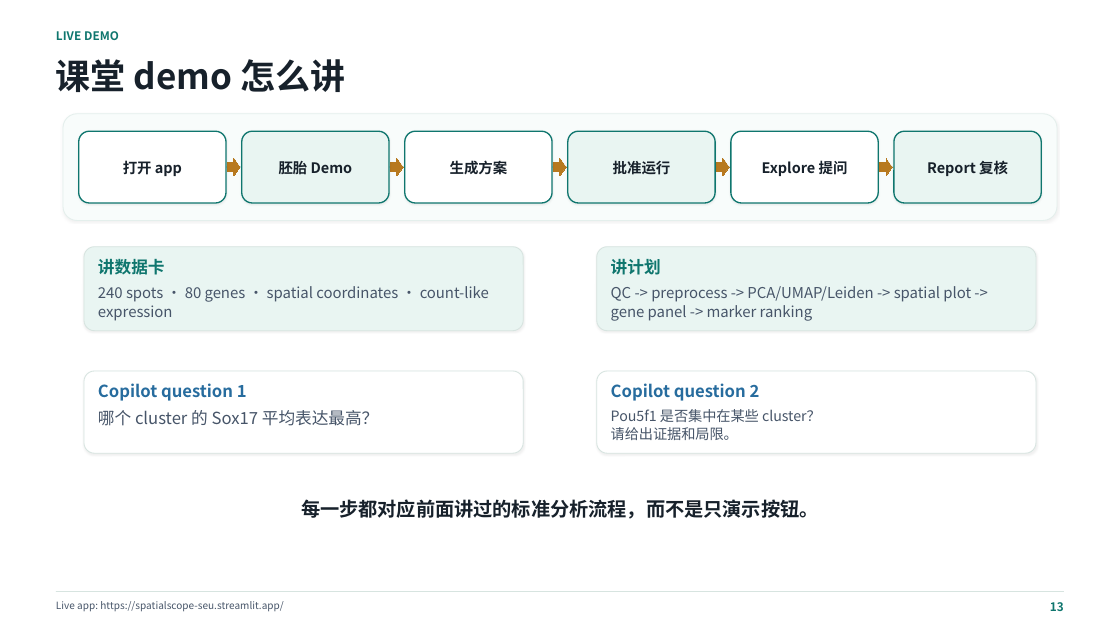
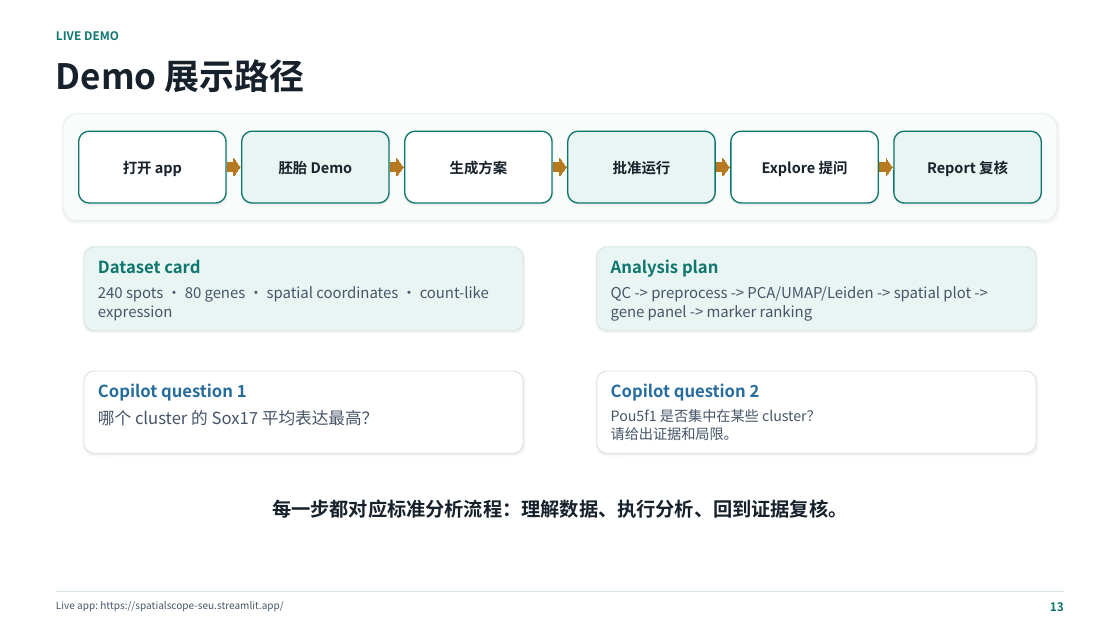
Before and after one commit to seu-yolo/spatialscope-agent, a slide deck: slide 13 of reports/SpatialScope_Agent_Presentation.pptx. Drawn at 1120x630 pixels with LibreOffice and Linux fonts; fonts in the diff are those of the drawing. Boxes give left, top, right and bottom in pixels: in the first picture for what was removed or moved away, otherwise in the second. Text is boxed around its words. In the diff, an @@ line names an element or a change of style, - is before the commit and + after.

Commit message:
Polish presentation wording and logic

```diff
--- a/reports/SpatialScope_Agent_Presentation.pptx
+++ b/reports/SpatialScope_Agent_Presentation.pptx
@@ text at <box>56,59,305,92</box>: text changed @@
-课堂 demo 怎么讲
+Demo 展示路径
@@ text at <box>98,259,200,274</box>: text changed @@
-讲数据卡
+Dataset card
@@ text at <box>611,259,718,277</box>: text changed @@
-讲计划
+Analysis plan
@@ text at <box>272,499,847,518</box>: text changed @@
-每一步都对应前面讲过的标准分析流程，而不是只演示按钮。
+每一步都对应标准分析流程：理解数据、执行分析、回到证据复核。
```
Also in this commit, not shown: 2 other slides changed.
